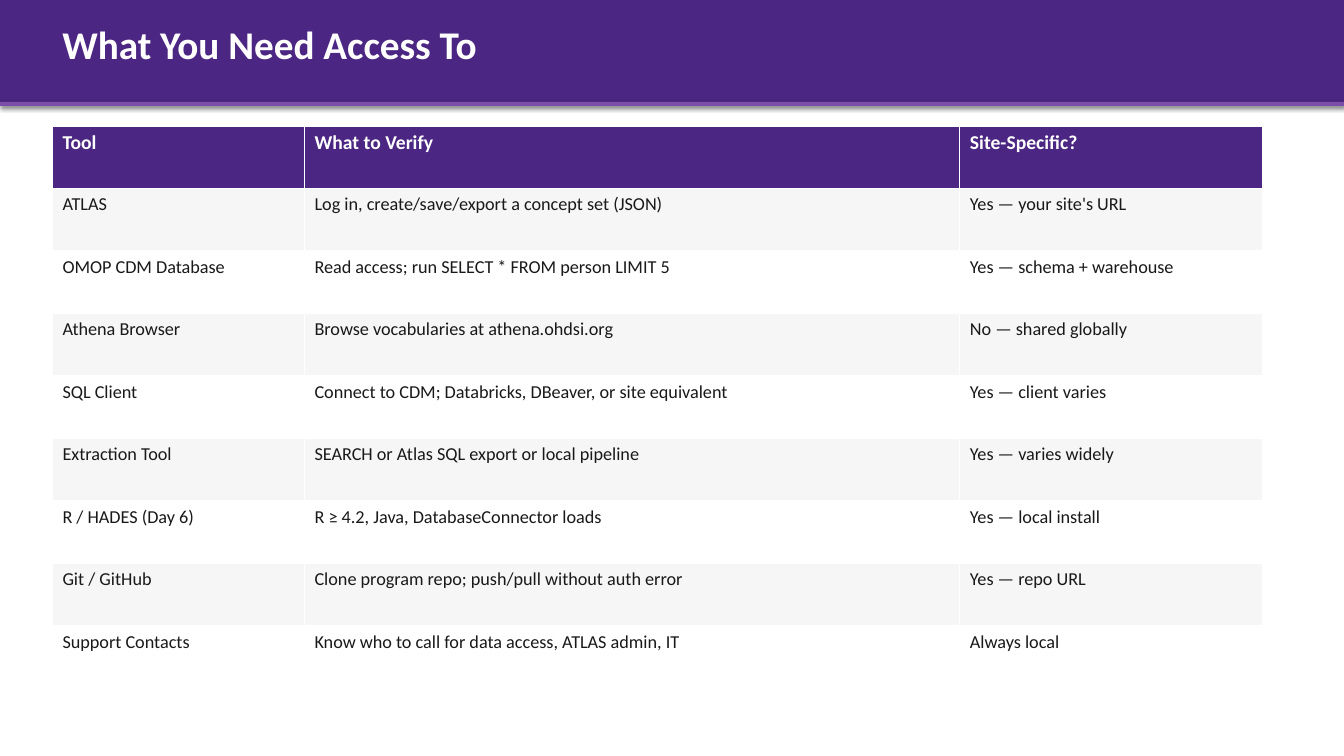
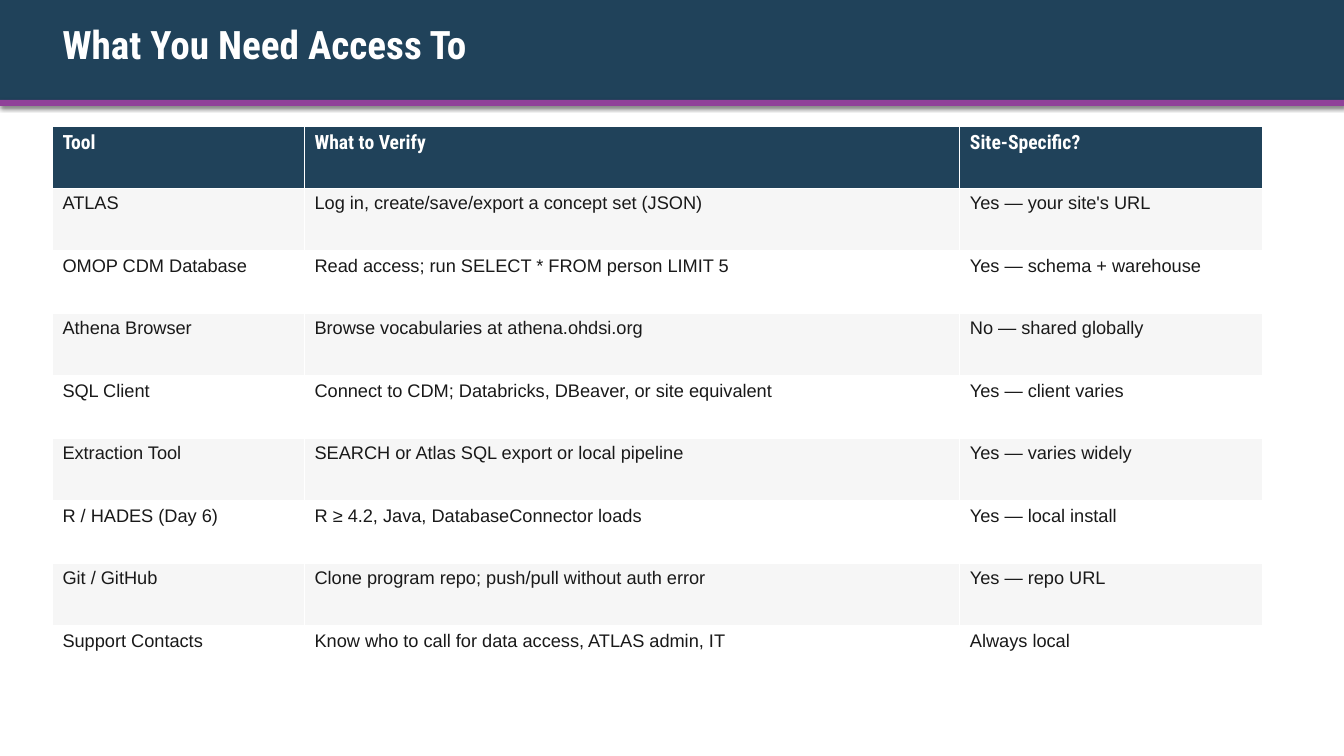
Before and after one commit to ALSTDI/ALS-RWE, a slide deck: slide 10 of docs/free-rwe-resources/train-the-trainer/training/day-00-environment/kit/Instructor-Deck-with-Notes.pptx (slide 5 before the commit). Drawn at 1344x756 pixels with LibreOffice and Linux fonts; fonts in the diff are those of the drawing. Boxes give left, top, right and bottom in pixels: in the first picture for what was removed or moved away, otherwise in the second. Text is boxed around its words. In the diff, an @@ line names an element or a change of style, - is before the commit and + after.

```diff
--- a/docs/free-rwe-resources/train-the-trainer/training/day-00-environment/kit/Instructor-Deck-with-Notes.pptx
+++ b/docs/free-rwe-resources/train-the-trainer/training/day-00-environment/kit/Instructor-Deck-with-Notes.pptx
@@ rectangle at (x1=0, y1=0, x2=1344, y2=106): fill #4B2682 to #20425A @@
@@ text "What You Need Access To" at (x1=62, y1=29, x2=467, y2=60): font Calibri to Roboto Condensed @@
@@ rectangle at (x1=0, y1=100, x2=1344, y2=106): fill #7B4FA8 to #904199 @@
@@ table at (x1=52, y1=126, x2=1262, y2=689) @@
@@ fill #4B2682 to #20425A in row 1 @@
@@ font Calibri to Roboto Condensed in "Tool", "What to Verify", "Site-Specific?" @@
@@ font Calibri to Arial @@
```
Also in this commit, not shown: 13 other slides changed, 6 slides added, 11 other files.
